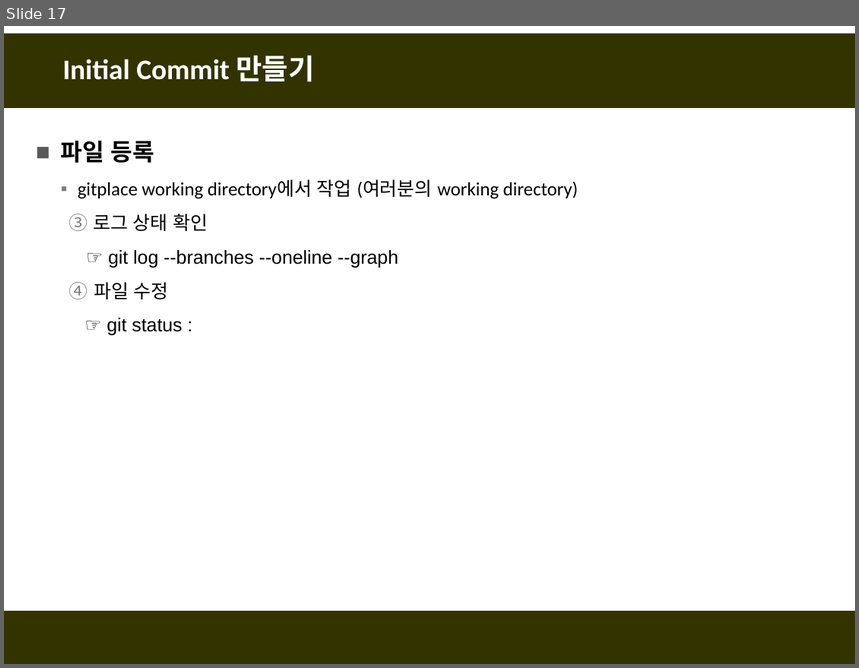
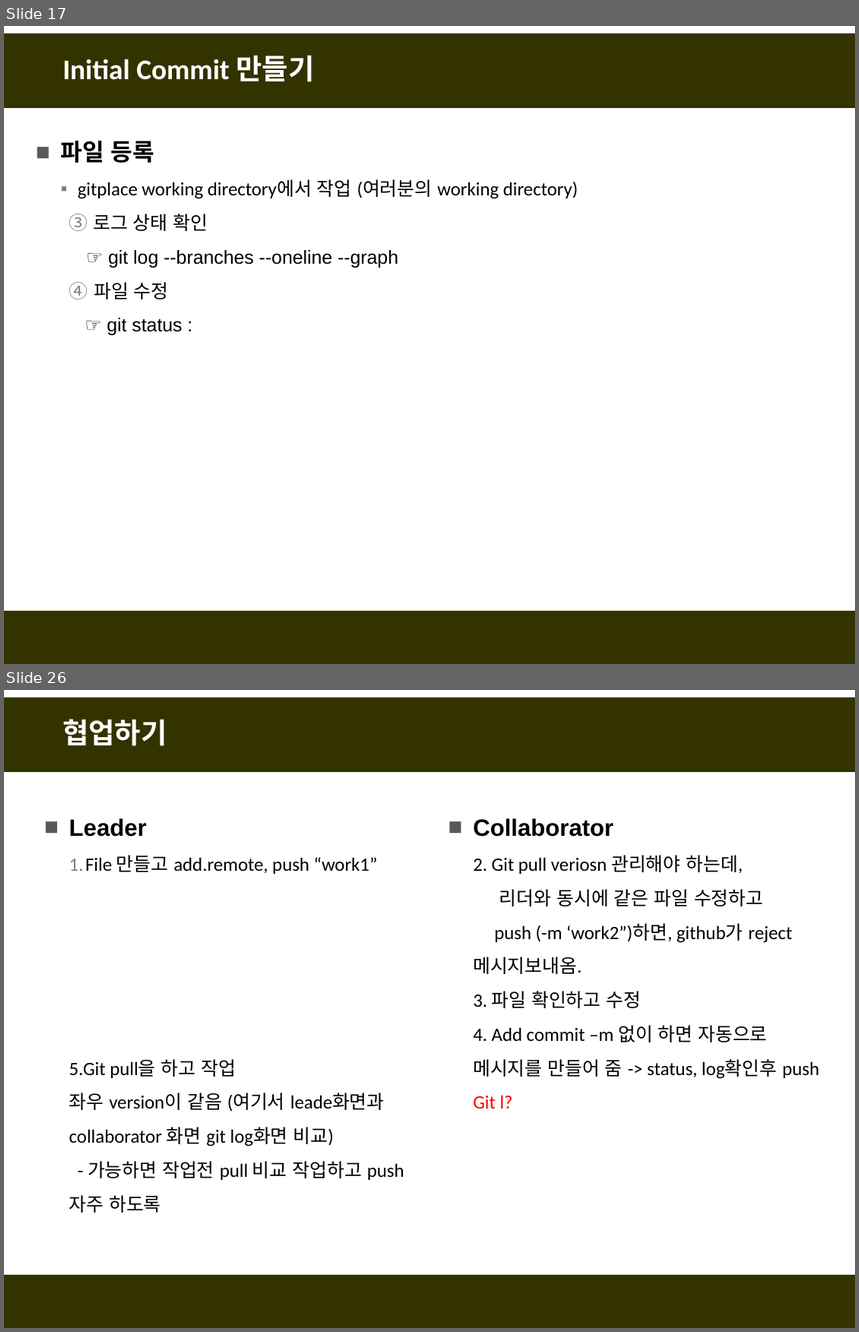
Before and after one commit to fasthill/github-lecture, a slide deck: git및github첫걸음.pptx. Shown one above the other, each under a label of ours: slide 17 before the commit, slides 17 and 26 after it; the slides between them are not shown. The pictures are 859x668 and 859x1332 pixels, drawn with LibreOffice and Linux fonts; fonts in the diff are those of the drawing. Boxes give left, top, right and bottom in pixels: in the first picture for what was removed or moved away, otherwise in the second. Text is boxed around its words. In the diff, an @@ line names an element or a change of style, - is before the commit and + after.

```diff
--- a/git및github첫걸음.pptx
+++ b/git및github첫걸음.pptx
@@ slide 26 added at [4,690,855,1328], background #FFFFFF; not listed: 2 template elements that a slide beside it also shows @@
@@ title added at [63,719,167,746], 24 pt, text #FFFFFF, bold @@
+협업하기
@@ text added at [69,818,405,1213], 16 pt, text #000000 @@
+■ Leader
+  1. File 만들고 add.remote, push “work1”
+  5.Git pull을 하고 작업
+  좌우 version이 같음 (여기서 leade화면과 collaborator 화면 git log화면 비교)
+  - 가능하면 작업전 pull 비교 작업하고 push 자주 하도록
@@ text added at [473,818,819,1109], 16 pt, text #000000 @@
+■ Collaborator
+  2. Git pull veriosn 관리해야 하는데,
+  리더와 동시에 같은 파일 수정하고
+  push (-m ‘work2”)하면, github가 reject 메시지보내옴.
+  3. 파일 확인하고 수정
+  4. Add commit –m 없이 하면 자동으로 메시지를 만들어 줌 -> status, log확인후 push
+  Git l?
```
Also in this commit, not shown: 5 slides changed, 9 other slides added, 4 slides removed.
